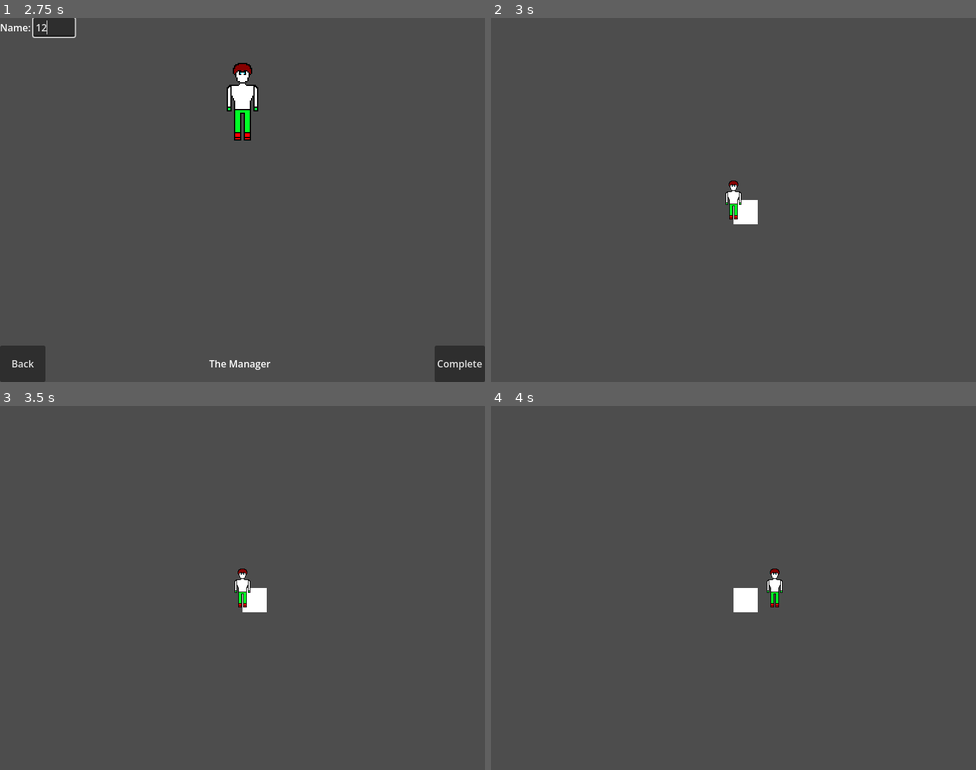
Above: before the commit, frames 1-4 (two rows, left to right).
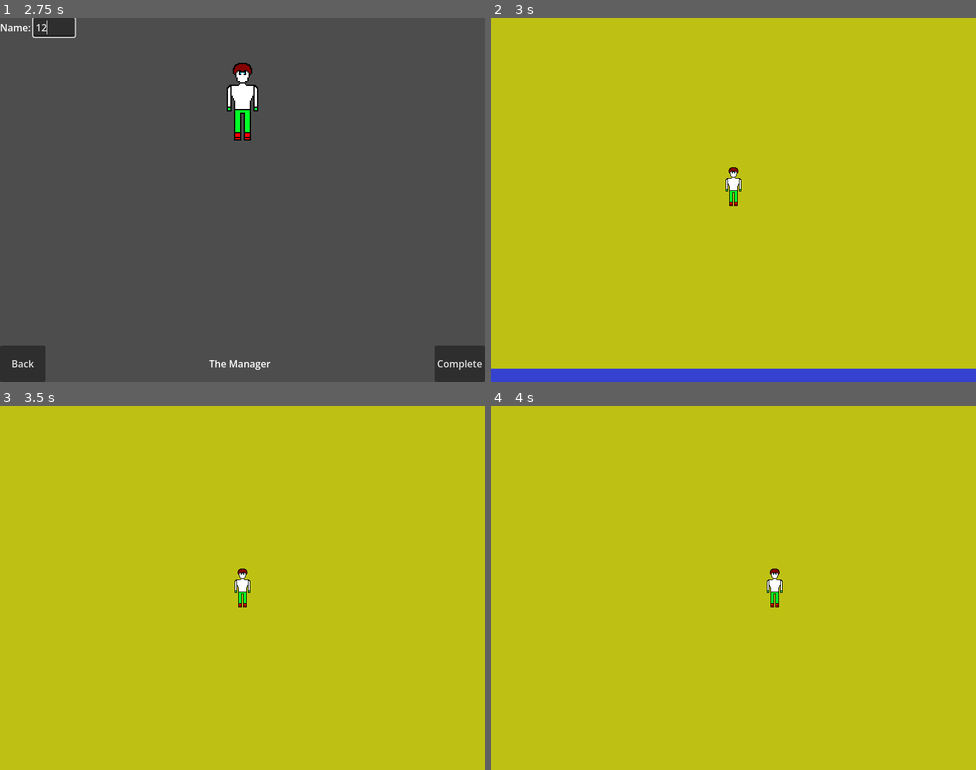
Above: after the commit, the same moments.

Repository: brysonomicon/HeroTavern
Game: Godot game, scene res://scenes/game.tscn
Two runs of this game, one before a commit and one after it. Both use one fixed random seed, a clock stepped at 60 frames per second and the inputs below.
Inputs (mouse positions are in pixels of both pictures, inside the frame that each line leads up to):
- Up to frame 1 (2.75 s): click "New Game" at 0.5 s; click "Next" at 1.25 s; click (53, 28) at 2.02 s; type "12" at 2.1 s
- Up to frame 2 (3 s): click "Complete" at 2.75 s
- Up to frame 3 (3.5 s): no input
- Up to frame 4 (4 s): tap Enter at 3.5 s; hold Right (move_right) from 3.53 s (still down)

Frame 1 is identical in both runs. In frame 2, 100% of the frame differs, in the area x 0-100%, y 0-100%; in frame 3, 100%; in frame 4, 100%.

Commit message:
added the room placeholders and built the world scene. added camera focus on whatever room player is in

Diff:
--- /dev/null
+++ b/scenes/world/room.gd
@@ -0,0 +1,27 @@
+class_name Room
+extends Node2D
+
+signal player_entered(room: Room)
+
+@export var display_name: String = ""
+@export var trigger: Area2D
+@export var spawn: Marker2D
+
+func _ready() -> void:
+	trigger.body_entered.connect(_on_body_entered)
+
+
+#region signal handlers
+
+func _on_body_entered(body: Node2D) -> void:
+	if body is Player:
+		player_entered.emit(self)
+
+#endregion
+
+#region class api
+
+func camera_target() -> Vector2:
+	return global_position
+
+#endregion
--- /dev/null
+++ b/scenes/world/rooms/bedroom.tscn
@@ -0,0 +1,63 @@
+[gd_scene format=3 uid="uid://dh45d6dt78rbu"]
+
+[ext_resource type="Script" uid="uid://byyic7hpkh0hi" path="res://scenes/world/room.gd" id="1_kirym"]
+
+[sub_resource type="RectangleShape2D" id="RectangleShape2D_kirym"]
+size = Vector2(816, 16)
+
+[sub_resource type="RectangleShape2D" id="RectangleShape2D_0r6vs"]
+size = Vector2(360, 16)
+
+[sub_resource type="RectangleShape2D" id="RectangleShape2D_okvb7"]
+size = Vector2(360, 16)
+
+[sub_resource type="RectangleShape2D" id="RectangleShape2D_8k3gl"]
+size = Vector2(16, 616)
+
+[sub_resource type="RectangleShape2D" id="RectangleShape2D_tba0v"]
+size = Vector2(16, 616)
+
+[sub_resource type="RectangleShape2D" id="RectangleShape2D_6vavg"]
+size = Vector2(736, 536)
+
+[node name="Bedroom" type="Node2D" unique_id=731763690 node_paths=PackedStringArray("trigger", "spawn")]
+script = ExtResource("1_kirym")
+display_name = "Bedroom"
+trigger = NodePath("Trigger")
+spawn = NodePath("Spawn")
+
+[node name="Floor" type="ColorRect" parent="." unique_id=1725700749]
+offset_left = -400.0
+offset_top = -300.0
+offset_right = 400.0
+offset_bottom = 300.0
+color = Color(0.74639153, 0.75571114, 0.076929264, 1)
+
+[node name="Walls" type="StaticBody2D" parent="." unique_id=1960156256]
+
+[node name="Top" type="CollisionShape2D" parent="Walls" unique_id=1000667687]
+position = Vector2(0, -300)
+shape = SubResource("RectangleShape2D_kirym")
+
+[node name="BottomLeft" type="CollisionShape2D" parent="Walls" unique_id=894097352]
+position = Vector2(-228, 300)
+shape = SubResource("RectangleShape2D_0r6vs")
+
+[node name="BottomRight" type="CollisionShape2D" parent="Walls" unique_id=2012510552]
+position = Vector2(228, 300)
+shape = SubResource("RectangleShape2D_okvb7")
+
+[node name="Left" type="CollisionShape2D" parent="Walls" unique_id=1421726480]
+position = Vector2(-400, 0)
+shape = SubResource("RectangleShape2D_8k3gl")
+
+[node name="Right" type="CollisionShape2D" parent="Walls" unique_id=542971930]
+position = Vector2(400, 0)
+shape = SubResource("RectangleShape2D_tba0v")
+
+[node name="Trigger" type="Area2D" parent="." unique_id=357238652]
+
+[node name="CollisionShape2D" type="CollisionShape2D" parent="Trigger" unique_id=1458097733]
+shape = SubResource("RectangleShape2D_6vavg")
+
+[node name="Spawn" type="Marker2D" parent="." unique_id=1080192399]
--- /dev/null
+++ b/scenes/world/rooms/recovery.tscn
@@ -0,0 +1,60 @@
+[gd_scene format=3 uid="uid://cyb6j2hc42qes"]
+
+[ext_resource type="Script" uid="uid://byyic7hpkh0hi" path="res://scenes/world/room.gd" id="1_smjo5"]
+
+[sub_resource type="RectangleShape2D" id="RectangleShape2D_kirym"]
+size = Vector2(816, 16)
+
+[sub_resource type="RectangleShape2D" id="RectangleShape2D_0r6vs"]
+size = Vector2(816, 16)
+
+[sub_resource type="RectangleShape2D" id="RectangleShape2D_8k3gl"]
+size = Vector2(16, 260)
+
+[sub_resource type="RectangleShape2D" id="RectangleShape2D_tba0v"]
+size = Vector2(16, 616)
+
+[sub_resource type="RectangleShape2D" id="RectangleShape2D_6vavg"]
+size = Vector2(736, 536)
+
+[node name="Recovery" type="Node2D" unique_id=731763690 node_paths=PackedStringArray("trigger", "spawn")]
+script = ExtResource("1_smjo5")
+display_name = "Bedroom"
+trigger = NodePath("Trigger")
+spawn = NodePath("Spawn")
+
+[node name="Floor" type="ColorRect" parent="." unique_id=1725700749]
+offset_left = -400.0
+offset_top = -300.0
+offset_right = 400.0
+offset_bottom = 300.0
+color = Color(0.46456456, 0.77364784, 0.8784909, 1)
+
+[node name="Walls" type="StaticBody2D" parent="." unique_id=1960156256]
+
+[node name="Top" type="CollisionShape2D" parent="Walls" unique_id=1000667687]
+position = Vector2(0, -300)
+shape = SubResource("RectangleShape2D_kirym")
+
+[node name="Bottom" type="CollisionShape2D" parent="Walls" unique_id=894097352]
+position = Vector2(0, 300)
+shape = SubResource("RectangleShape2D_0r6vs")
+
+[node name="LeftTop" type="CollisionShape2D" parent="Walls" unique_id=1421726480]
+position = Vector2(-400, -178)
+shape = SubResource("RectangleShape2D_8k3gl")
+
+[node name="LeftBottom" type="CollisionShape2D" parent="Walls" unique_id=1381205793]
+position = Vector2(-400, 178)
+shape = SubResource("RectangleShape2D_8k3gl")
+
+[node name="Right" type="CollisionShape2D" parent="Walls" unique_id=542971930]
+position = Vector2(400, 0)
+shape = SubResource("RectangleShape2D_tba0v")
+
+[node name="Trigger" type="Area2D" parent="." unique_id=357238652]
+
+[node name="CollisionShape2D" type="CollisionShape2D" parent="Trigger" unique_id=1458097733]
+shape = SubResource("RectangleShape2D_6vavg")
+
+[node name="Spawn" type="Marker2D" parent="." unique_id=1080192399]
--- /dev/null
+++ b/scenes/world/rooms/tapestry.tscn
@@ -0,0 +1,60 @@
+[gd_scene format=3 uid="uid://nj1tvrr7iuur"]
+
+[ext_resource type="Script" uid="uid://byyic7hpkh0hi" path="res://scenes/world/room.gd" id="1_5uvyf"]
+
+[sub_resource type="RectangleShape2D" id="RectangleShape2D_kirym"]
+size = Vector2(816, 16)
+
+[sub_resource type="RectangleShape2D" id="RectangleShape2D_0r6vs"]
+size = Vector2(816, 16)
+
+[sub_resource type="RectangleShape2D" id="RectangleShape2D_8k3gl"]
+size = Vector2(16, 616)
+
+[sub_resource type="RectangleShape2D" id="RectangleShape2D_tba0v"]
+size = Vector2(16, 260)
+
+[sub_resource type="RectangleShape2D" id="RectangleShape2D_6vavg"]
+size = Vector2(736, 536)
+
+[node name="Tapestry" type="Node2D" unique_id=731763690 node_paths=PackedStringArray("trigger", "spawn")]
+script = ExtResource("1_5uvyf")
+display_name = "Bedroom"
+trigger = NodePath("Trigger")
+spawn = NodePath("Spawn")
+
+[node name="Floor" type="ColorRect" parent="." unique_id=1725700749]
+offset_left = -400.0
+offset_top = -300.0
+offset_right = 400.0
+offset_bottom = 300.0
+color = Color(0.930951, 0.5656764, 0.9372029, 1)
+
+[node name="Walls" type="StaticBody2D" parent="." unique_id=1960156256]
+
+[node name="Top" type="CollisionShape2D" parent="Walls" unique_id=1000667687]
+position = Vector2(0, -300)
+shape = SubResource("RectangleShape2D_kirym")
+
+[node name="Bottom" type="CollisionShape2D" parent="Walls" unique_id=894097352]
+position = Vector2(0, 300)
+shape = SubResource("RectangleShape2D_0r6vs")
+
+[node name="Left" type="CollisionShape2D" parent="Walls" unique_id=1421726480]
+position = Vector2(-400, 0)
+shape = SubResource("RectangleShape2D_8k3gl")
+
+[node name="RightTop" type="CollisionShape2D" parent="Walls" unique_id=542971930]
+position = Vector2(400, -178)
+shape = SubResource("RectangleShape2D_tba0v")
+
+[node name="RightBottom" type="CollisionShape2D" parent="Walls" unique_id=2021212425]
+position = Vector2(400, 178)
+shape = SubResource("RectangleShape2D_tba0v")
+
+[node name="Trigger" type="Area2D" parent="." unique_id=357238652]
+
+[node name="CollisionShape2D" type="CollisionShape2D" parent="Trigger" unique_id=1458097733]
+shape = SubResource("RectangleShape2D_6vavg")
+
+[node name="Spawn" type="Marker2D" parent="." unique_id=1080192399]
--- /dev/null
+++ b/scenes/world/rooms/tavern.tscn
@@ -0,0 +1,69 @@
+[gd_scene format=3 uid="uid://d3hkv0dwcrjoy"]
+
+[ext_resource type="Script" uid="uid://byyic7hpkh0hi" path="res://scenes/world/room.gd" id="1_b68yt"]
+
+[sub_resource type="RectangleShape2D" id="RectangleShape2D_qw2iw"]
+size = Vector2(360, 16)
+
+[sub_resource type="RectangleShape2D" id="RectangleShape2D_wc4mw"]
+size = Vector2(360, 16)
+
+[sub_resource type="RectangleShape2D" id="RectangleShape2D_b68yt"]
+
+[sub_resource type="RectangleShape2D" id="RectangleShape2D_8k3gl"]
+size = Vector2(16, 260)
+
+[sub_resource type="RectangleShape2D" id="RectangleShape2D_tba0v"]
+size = Vector2(16, 260)
+
+[sub_resource type="RectangleShape2D" id="RectangleShape2D_6vavg"]
+size = Vector2(736, 536)
+
+[node name="Tavern" type="Node2D" unique_id=731763690 node_paths=PackedStringArray("trigger", "spawn")]
+script = ExtResource("1_b68yt")
+display_name = "Bedroom"
+trigger = NodePath("Trigger")
+spawn = NodePath("Spawn")
+
+[node name="Floor" type="ColorRect" parent="." unique_id=1725700749]
+offset_left = -400.0
+offset_top = -300.0
+offset_right = 400.0
+offset_bottom = 300.0
+color = Color(0.20606804, 0.25493485, 0.81139326, 1)
+
+[node name="Walls" type="StaticBody2D" parent="." unique_id=1960156256]
+
+[node name="TopLeft" type="CollisionShape2D" parent="Walls" unique_id=1052585253]
+position = Vector2(-228, -300)
+shape = SubResource("RectangleShape2D_qw2iw")
+
+[node name="TopRight" type="CollisionShape2D" parent="Walls" unique_id=306629788]
+position = Vector2(228, -300)
+shape = SubResource("RectangleShape2D_wc4mw")
+
+[node name="Bottom" type="CollisionShape2D" parent="Walls" unique_id=1648540687]
+shape = SubResource("RectangleShape2D_b68yt")
+
+[node name="LeftTop" type="CollisionShape2D" parent="Walls" unique_id=1421726480]
+position = Vector2(-400, -178)
+shape = SubResource("RectangleShape2D_8k3gl")
+
+[node name="LeftBottom" type="CollisionShape2D" parent="Walls" unique_id=1093027630]
+position = Vector2(-400, 178)
+shape = SubResource("RectangleShape2D_8k3gl")
+
+[node name="RightTop" type="CollisionShape2D" parent="Walls" unique_id=542971930]
+position = Vector2(400, -178)
+shape = SubResource("RectangleShape2D_tba0v")
+
+[node name="RightBottom" type="CollisionShape2D" parent="Walls" unique_id=1149443040]
+position = Vector2(400, 178)
+shape = SubResource("RectangleShape2D_tba0v")
+
+[node name="Trigger" type="Area2D" parent="." unique_id=357238652]
+
+[node name="CollisionShape2D" type="CollisionShape2D" parent="Trigger" unique_id=1458097733]
+shape = SubResource("RectangleShape2D_6vavg")
+
+[node name="Spawn" type="Marker2D" parent="." unique_id=1080192399]
--- a/scenes/world/world.gd
+++ b/scenes/world/world.gd
@@ -1,12 +1,39 @@
 extends Node2D
 
 @export var player: Player
-@export var spawn_point: Marker2D
+@export var camera: Camera2D
+@export var rooms: Array[Room]
+@export var starting_room: Room
+
+var _current_room: Room = null
+
+func _ready() -> void:
+	for room in rooms:
+		room.player_entered.connect(_on_player_entered_room)
 
 #region class api
 
 func setup(state: GameState) -> void:
 	player.display(state.tavern_manager)
-	player.global_position = spawn_point.global_position
+	player.global_position = starting_room.spawn.global_position
+	_enter_room(starting_room)
+	camera.reset_smoothing()
 
 #endregion
+
+#region signal handlers
+
+func _on_player_entered_room(room: Room) -> void:
+	if room == _current_room:
+		return
+	_enter_room(room)
+
+#endregion
+
+#region internals
+
+func _enter_room(room: Room) -> void:
+	_current_room = room
+	camera.global_position = room.camera_target()
+
+#endregion
--- a/scenes/world/world.tscn
+++ b/scenes/world/world.tscn
@@ -2,50 +2,33 @@
 
 [ext_resource type="Script" uid="uid://buoj2imlqwd6" path="res://scenes/world/world.gd" id="1_sl2e5"]
 [ext_resource type="PackedScene" uid="uid://bt1efj7kmd1a8" path="res://scenes/world/player.tscn" id="2_1fp7r"]
+[ext_resource type="PackedScene" uid="uid://dh45d6dt78rbu" path="res://scenes/world/rooms/bedroom.tscn" id="2_t5ptc"]
+[ext_resource type="PackedScene" uid="uid://d3hkv0dwcrjoy" path="res://scenes/world/rooms/tavern.tscn" id="3_bq33v"]
+[ext_resource type="PackedScene" uid="uid://cyb6j2hc42qes" path="res://scenes/world/rooms/recovery.tscn" id="4_j2gmx"]
+[ext_resource type="PackedScene" uid="uid://nj1tvrr7iuur" path="res://scenes/world/rooms/tapestry.tscn" id="5_1yooq"]
 
-[sub_resource type="RectangleShape2D" id="RectangleShape2D_6m72w"]
-size = Vector2(832, 16)
-
-[sub_resource type="RectangleShape2D" id="RectangleShape2D_v5dby"]
-size = Vector2(16, 616)
-
-[sub_resource type="RectangleShape2D" id="RectangleShape2D_t5ptc"]
-size = Vector2(832, 16)
-
-[sub_resource type="RectangleShape2D" id="RectangleShape2D_bq33v"]
-size = Vector2(16, 616)
-
-[node name="World" type="Node2D" unique_id=1407875596 node_paths=PackedStringArray("player", "spawn_point")]
+[node name="World" type="Node2D" unique_id=657803259 node_paths=PackedStringArray("player", "camera", "rooms", "starting_room")]
 script = ExtResource("1_sl2e5")
 player = NodePath("Player")
-spawn_point = NodePath("Room/Spawn")
+camera = NodePath("Camera2D")
+rooms = [NodePath("Rooms/Bedroom"), NodePath("Rooms/Tavern"), NodePath("Rooms/Recovery"), NodePath("Rooms/Tapestry")]
+starting_room = NodePath("Rooms/Bedroom")
 
-[node name="Room" type="Node2D" parent="." unique_id=1655111002]
+[node name="Camera2D" type="Camera2D" parent="." unique_id=570739996]
+position_smoothing_enabled = true
+position_smoothing_speed = 8.0
 
-[node name="Floor" type="ColorRect" parent="Room" unique_id=878216786]
-offset_right = 40.0
-offset_bottom = 40.0
+[node name="Rooms" type="Node2D" parent="." unique_id=1087576965]
 
-[node name="Walls" type="StaticBody2D" parent="Room" unique_id=1793850409]
+[node name="Bedroom" parent="Rooms" unique_id=731763690 instance=ExtResource("2_t5ptc")]
+position = Vector2(0, -600)
 
-[node name="Top" type="CollisionShape2D" parent="Room/Walls" unique_id=2105249003]
-position = Vector2(0, -308)
-shape = SubResource("RectangleShape2D_6m72w")
+[node name="Tavern" parent="Rooms" unique_id=446793268 instance=ExtResource("3_bq33v")]
 
-[node name="Right" type="CollisionShape2D" parent="Room/Walls" unique_id=594902691]
-position = Vector2(408, 0)
-shape = SubResource("RectangleShape2D_v5dby")
+[node name="Recovery" parent="Rooms" unique_id=1763292659 instance=ExtResource("4_j2gmx")]
+position = Vector2(800, 0)
 
-[node name="Bottom" type="CollisionShape2D" parent="Room/Walls" unique_id=928279454]
-position = Vector2(0, 308)
-shape = SubResource("RectangleShape2D_t5ptc")
-
-[node name="Left" type="CollisionShape2D" parent="Room/Walls" unique_id=1296960902]
-position = Vector2(-408, 0)
-shape = SubResource("RectangleShape2D_bq33v")
-
-[node name="Spawn" type="Marker2D" parent="Room" unique_id=1908929455]
-
-[node name="Camera2D" type="Camera2D" parent="." unique_id=98479892]
+[node name="Tapestry" parent="Rooms" unique_id=1717498015 instance=ExtResource("5_1yooq")]
+position = Vector2(-800, 0)
 
 [node name="Player" parent="." unique_id=238682364 instance=ExtResource("2_1fp7r")]
Not shown, added: scenes/world/room.gd.uid
